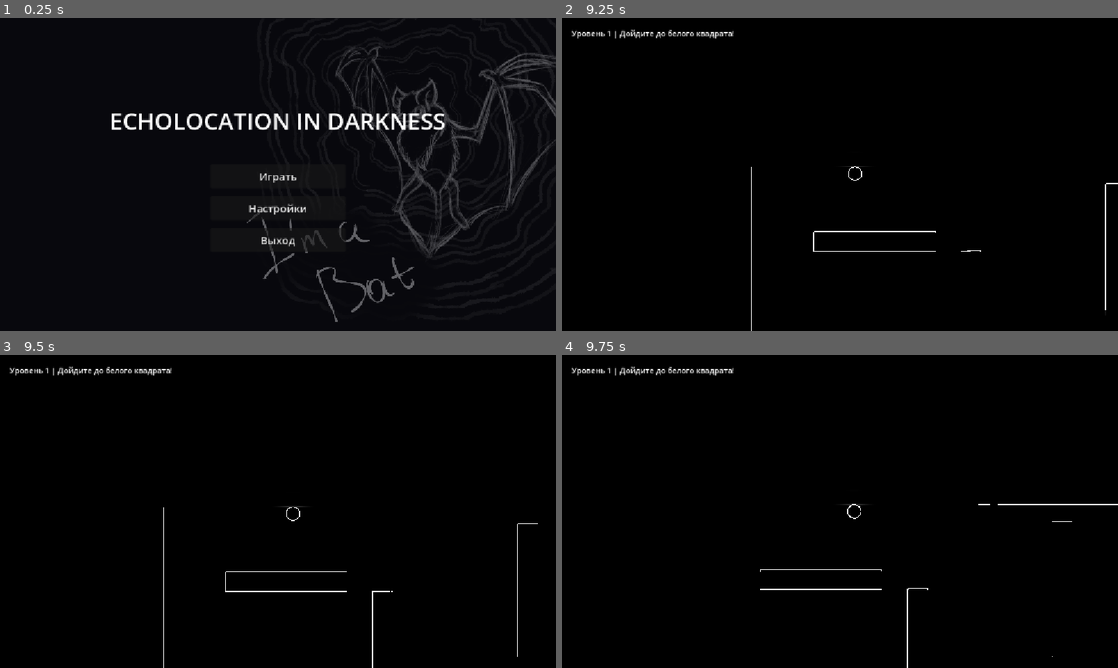
Above: before the commit, frames 1-4 (two rows, left to right).
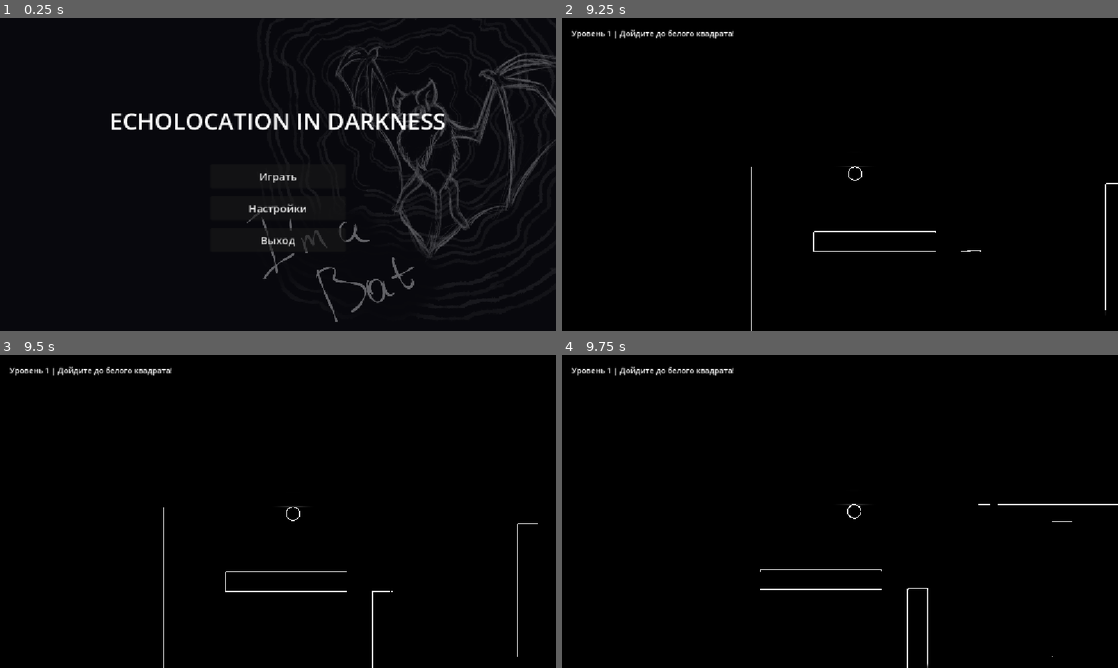
Above: after the commit, the same moments.

Repository: zhivushko/I-m_a_Bat
Game: Godot game, scene res://scenes/ui/MainMenu.tscn
The game is run twice, just before and just after one commit, with the same random seed, the same clock (stepped at 60 frames per second) and the same inputs.
Inputs:
- Up to frame 1 (0.25 s): no input
- Up to frame 2 (9.25 s): click "Играть" at 0.5 s; click "← Назад" at 1.25 s; click "Играть" at 2 s; click "Уровень 1" at 2.75 s; tap Enter (ui_accept) at 3.5, 3.77, 4.07, 4.52, 4.82, 6.02, 6.32, 6.77, 7.07, 7.52, 7.82, 9.02 s; hold Space 3.53-4.28 s; hold Up (ui_up) 3.53-5.03 s; tap Space every 1.5 s from 4.35 to 8.85 s; hold Space 5.03-5.78 s; hold Left (ui_left) 5.03-6.53 s; hold Down (ui_down) 6.53-7.28 s; hold Space 6.53-7.28 s; hold Right (ui_right) 7.28-8.03 s; hold Up (ui_up) 8.03-8.78 s; hold Space 8.03-8.78 s; hold Right (ui_right) from 8.78 s (still down)
- Up to frame 3 (9.5 s): keep holding Right (ui_right); tap Enter (ui_accept) at 9.32 s
- Up to frame 4 (9.75 s): keep holding Right (ui_right); hold Space from 9.53 s (still down)

Frames 1-3 are identical in both runs. In frame 4, less than 0.1% of the frame differs, in the area x 65-66%, y 75-100%.

Commit message:
feat(sound_wave): волны от объектов
Волны расходятся от звук, которые находятся в зоне слышимости игрока

Diff:
--- a/scenes/fx/SoundPoint.tscn
+++ b/scenes/fx/SoundPoint.tscn
@@ -3,4 +3,5 @@
 [ext_resource type="Script" uid="uid://didblorswufao" path="res://scenes/fx/sound_point.gd" id="1_dq2s8"]
 
 [node name="SoundPoint" type="AudioStreamPlayer2D" unique_id=275366464]
+max_distance = 400.0
 script = ExtResource("1_dq2s8")
--- a/scenes/fx/sound_point.gd
+++ b/scenes/fx/sound_point.gd
@@ -4,7 +4,10 @@
 @export var min_interval: float = 2.5
 @export var max_interval: float = 7.0
 @export var random_pitch: float = 0.15
+@export var spawn_wave: bool = true
+@export var wave_hear_radius: float = 350.0
 
+var mini_wave_scene: PackedScene = preload("res://scenes/fx/SoundWave.tscn")
 var _timer: float = 0.0
 var _next: float = 0.0
 
@@ -46,5 +49,28 @@
 	pitch_scale = 1.0 + randf_range(-random_pitch, random_pitch)
 	play()
 
+	if spawn_wave and _player_can_hear():
+		_spawn_mini_wave()
+
+func _spawn_mini_wave() -> void:
+	if mini_wave_scene == null:
+		return
+	var w = mini_wave_scene.instantiate()
+	w.global_position = global_position
+	w.max_scale = 2.0
+	w.max_energy = 0.8
+	w.ray_count = 8
+	w.fade_duration = 0.4
+	w.set("spawn_echo_points", false)
+	get_parent().add_child(w)
+
+func _player_can_hear() -> bool:
+	var player := get_tree().get_first_node_in_group("player")
+	if player == null:
+		player = get_tree().get_first_node_in_group("Player")
+	if player == null:
+		return false
+	return global_position.distance_to(player.global_position) <= wave_hear_radius
+
 func _schedule_next() -> void:
 	_next = randf_range(min_interval, max_interval)
--- a/scenes/player/player.gd
+++ b/scenes/player/player.gd
@@ -24,6 +24,7 @@
 func _ready() -> void:
 	setup_player_visuals()
 	setup_audio_streams()
+	add_to_group("player")
 
 func setup_audio_streams() -> void:
 	if screech_audio and screech_sound:
